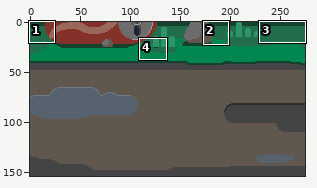
Two states of a sprite sheet, Assets/Art/BG/background.png. Above: a wide view before the commit, with the close-up outlined.
Close-up. The starting point:
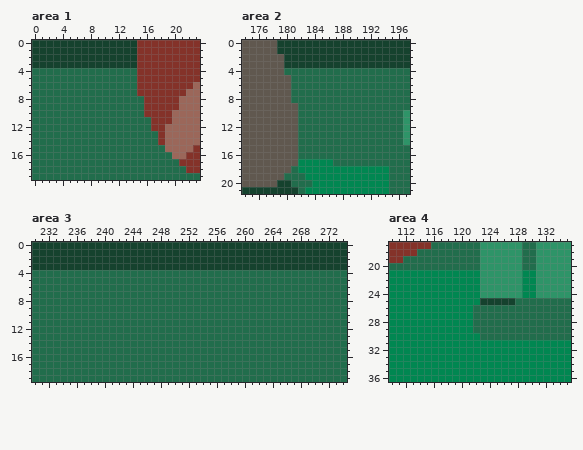
The file is 275x154 pixels. Colours within 5 levels of each other are drawn and written as one. Shown: area 1: x 0..23, y 0..19; area 2: x 174..197, y 0..21; area 3: x 230..274, y 0..19; area 4: x 110..135, y 17..36. The commit also changed other parts of the picture, which this record leaves out.
After:
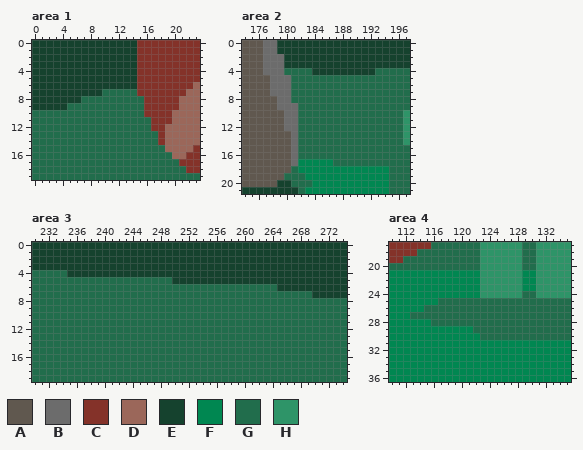
Palette (. is transparent): A #60584f  B #6c6c6c  C #843229  D #9b675a  E #15422e  F #008751  G #216d4c  H #2e9468
What changed:
Area 1:
y 4..6: x 0..14 GGGGGGGGGGGGGGG -> EEEEEEEEEEEEEEE
y 7: x 0..9 GGGGGGGGGG -> EEEEEEEEEE
y 8: x 0..6 GGGGGGG -> EEEEEEE
y 9: x 0..4 GGGGG -> EEEEE
Area 2:
y 0..1: x 177..178 AA -> BB
y 2..3: x 177..179 AAA -> BBB
y 4: x 177..179 AAA -> BBB; x 184..192 GGGGGGGGG -> EEEEEEEEE
y 5..7: x 178..180 AAA -> BBB
y 8: x 179..180 AA -> BB
y 9: x 179..181 AAA -> BBB
y 10..12: x 180..181 AA -> BB
y 13..17: x 181 A -> B
Area 3:
y 4: x 235..274 GGGGGGGGGGGGGGGGGGGGGGGGGGGGGGGGGGGGGGGG -> EEEEEEEEEEEEEEEEEEEEEEEEEEEEEEEEEEEEEEEE
y 5: x 250..274 GGGGGGGGGGGGGGGGGGGGGGGGG -> EEEEEEEEEEEEEEEEEEEEEEEEE
y 6: x 265..274 GGGGGGGGGG -> EEEEEEEEEE
y 7: x 270..274 GGGGG -> EEEEE
Area 4:
y 24: x 129..130 FF -> GG
y 25: x 117..127 FFFFFFEEEEE -> GGGGGGGGGGG
y 26: x 115..121 FFFFFFF -> GGGGGGG
y 27: x 113..121 FFFFFFFFF -> GGGGGGGGG
y 28: x 116..121 FFFFFF -> GGGGGG
Where, in picture pixels (left, top, right, bottom), the same in both close-ups:
changed: (32, 68, 137, 110)
changed: (263, 40, 375, 166)
changed: (67, 270, 347, 298)
changed: (410, 291, 536, 326)
